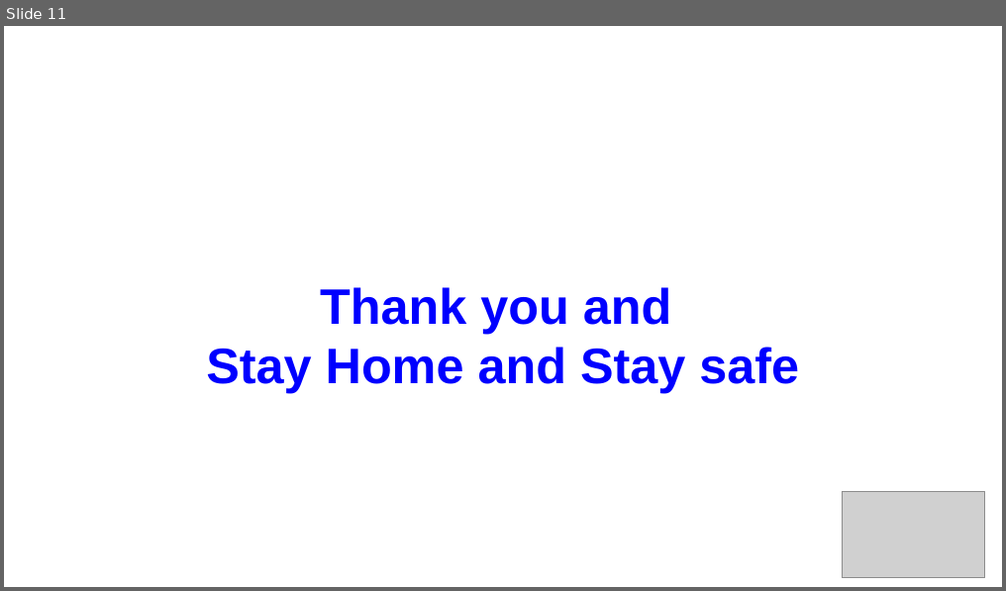
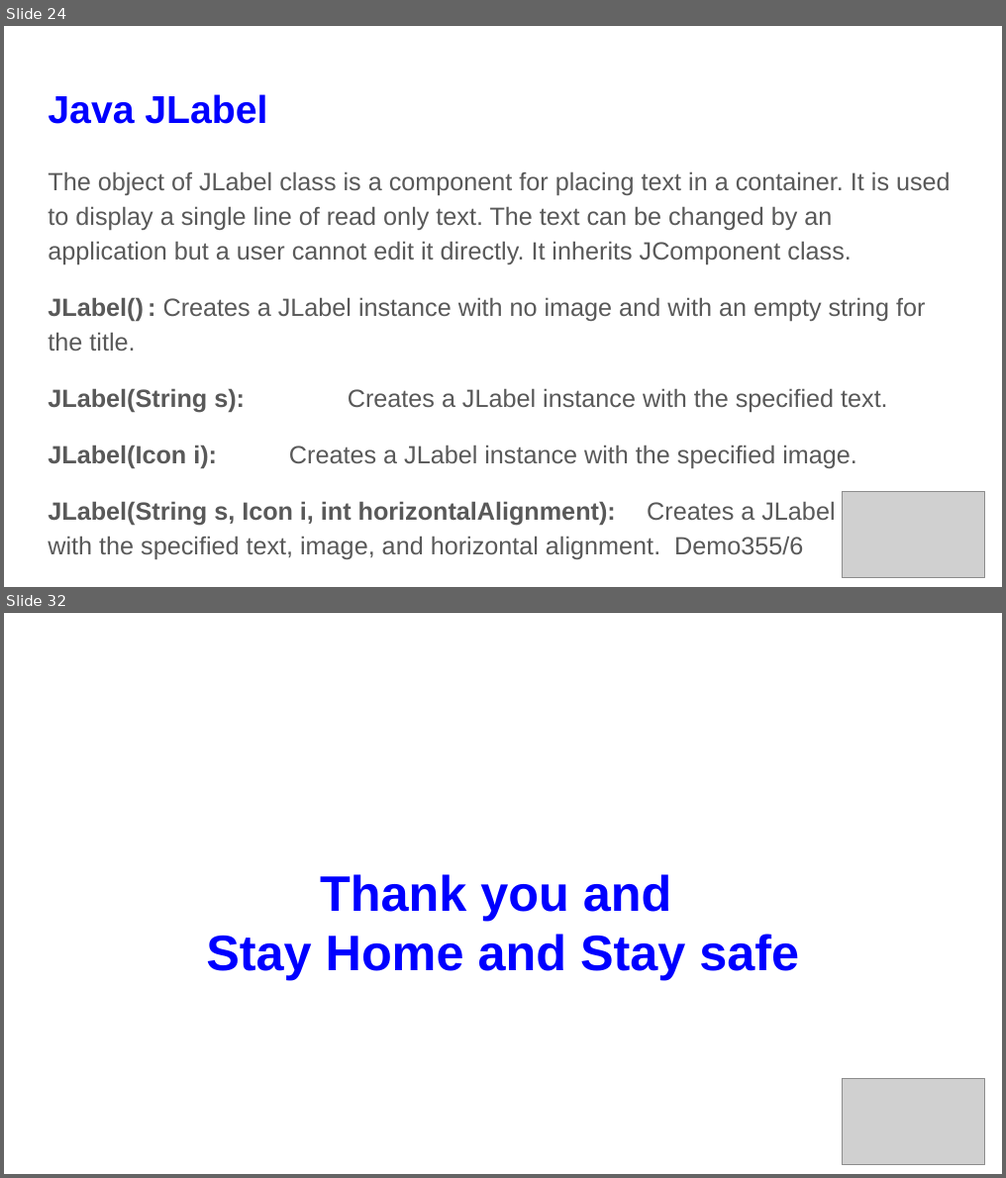
Before and after one commit to saifnalband/JAVA_OOPS, a slide deck: slides/Lec-35.pptx. Shown one above the other, each under a label of ours: slide 11 before the commit, slides 24 and 32 after it; the slides between them are not shown. The pictures are 1006x591 and 1006x1178 pixels, drawn with LibreOffice and Linux fonts; fonts in the diff are those of the drawing; grey boxes stand for pictures. Boxes give left, top, right and bottom in pixels: in the first picture for what was removed or moved away, otherwise in the second. Text is boxed around its words. In the diff, an @@ line names an element or a change of style, - is before the commit and + after.

```diff
--- a/slides/Lec-35.pptx
+++ b/slides/Lec-35.pptx
@@ slide 24 added at <box>4,26,1002,587</box>, background #FFFFFF @@
@@ title added at <box>48,94,267,124</box>, 28 pt, text #0000FF, bold @@
+Java JLabel
@@ text added at <box>48,172,950,560</box>, 18 pt, text #595959 @@
+The object of JLabel class is a component for placing text in a container. It is used to display a single line of read only text. The text can be changed by an application but a user cannot edit it directly. It inherits JComponent class.
+JLabel() : Creates a JLabel instance with no image and with an empty string for the title.
+JLabel(String s): Creates a JLabel instance with the specified text.
+JLabel(Icon i): Creates a JLabel instance with the specified image.
+JLabel(String s, Icon i, int horizontalAlignment): Creates a JLabel instance with the specified text, image, and horizontal alignment. Demo355/6
@@ picture added at <box>843,492,985,578</box> @@
@@ what was slide 11 is now slide 32 @@
```
Also in this commit, not shown: 5 slides changed, 23 other slides added, 3 slides removed, 3 other files.
